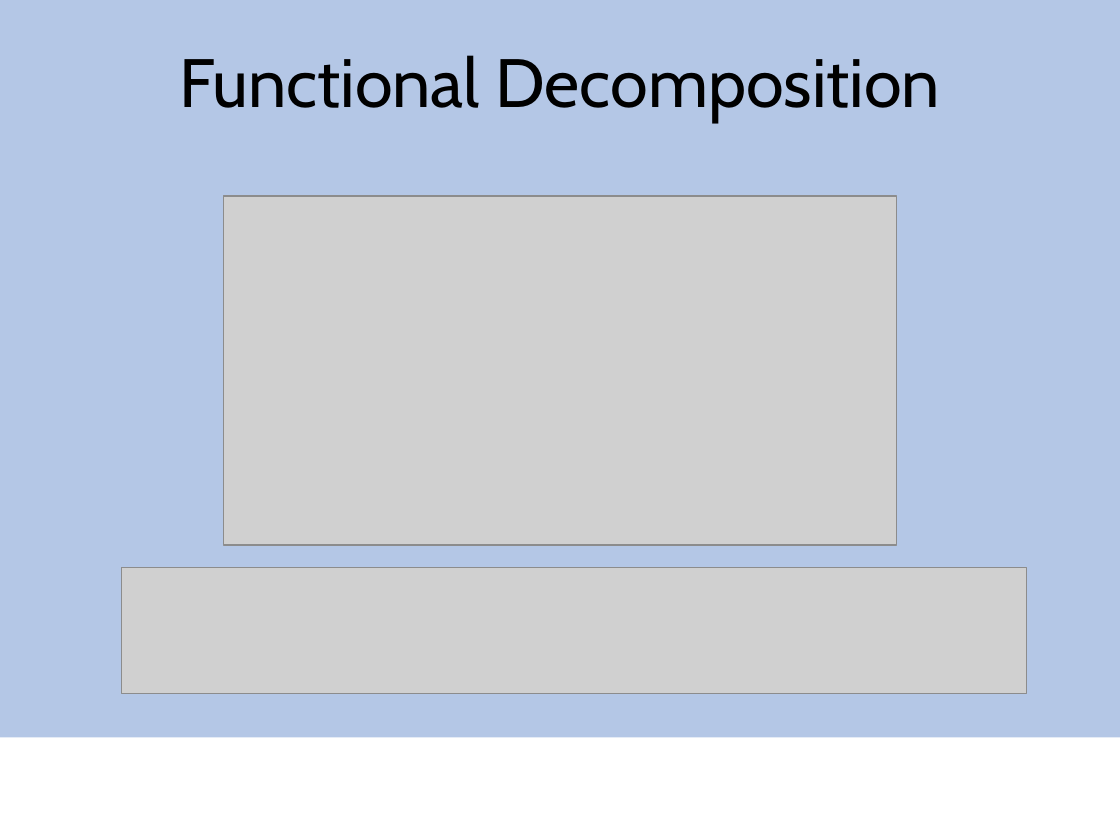
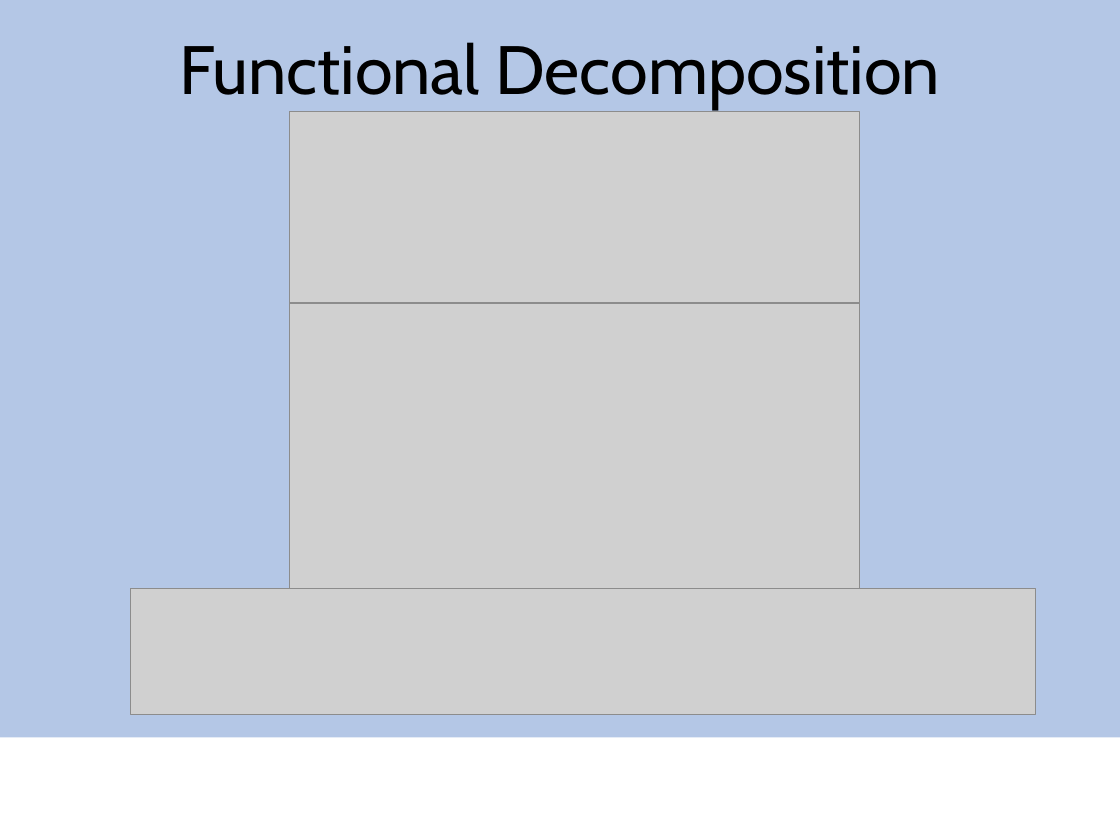
Before and after one commit to mec391/pulseox, a slide deck: slide 9 of capstone.pptx. Drawn at 1120x840 pixels with LibreOffice and Linux fonts; fonts in the diff are those of the drawing; grey boxes stand for pictures; background and template pictures are left out. Boxes give left, top, right and bottom in pixels: in the first picture for what was removed or moved away, otherwise in the second. Text is boxed around its words. In the diff, an @@ line names an element or a change of style, - is before the commit and + after.

```diff
--- a/capstone.pptx
+++ b/capstone.pptx
@@ title "Functional Decomposition": place and size @@
-title "Functional Decomposition" at (179,55,940,123)
+title "Functional Decomposition" at (179,42,940,109)
@@ picture added at (289,112,859,304) @@
@@ picture: place and size @@
-picture at (223,196,897,545)
+picture at (289,304,859,607)
@@ picture: place and size @@
-picture at (121,568,1026,693)
+picture at (131,589,1036,715)
```
Also in this commit, not shown: 4 other slides changed, 1 slide added.
